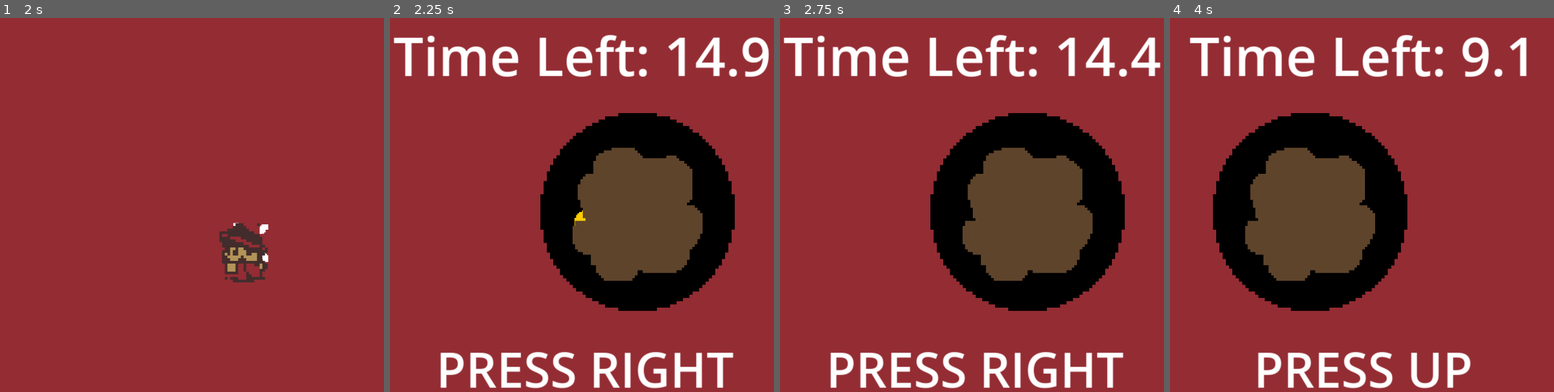
Above: before the commit, frames 1-4 (left to right).
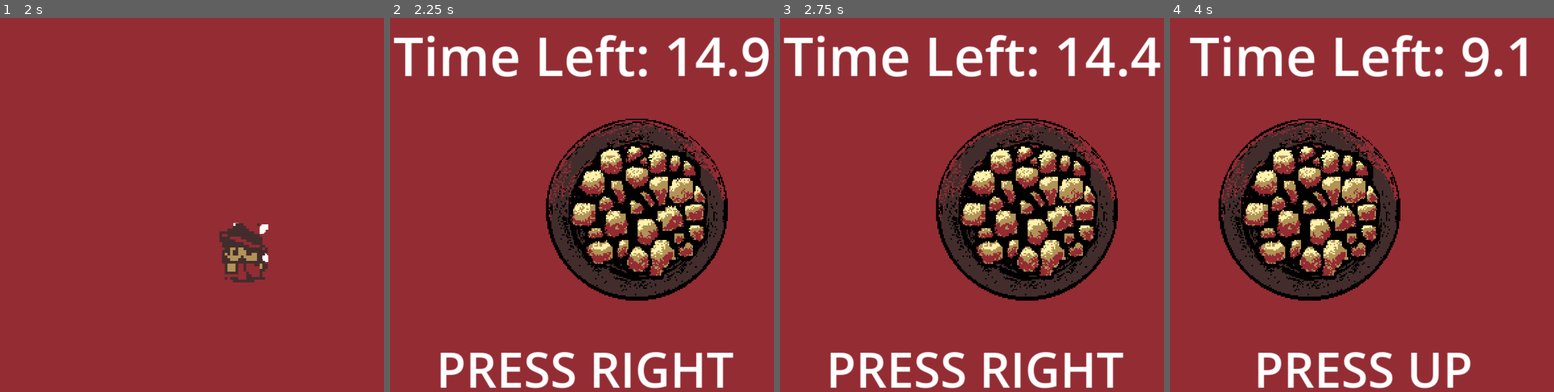
Above: after the commit, the same moments.

Repository: SamFrancis084/OldGoldGBGame
Game: Godot game, scene res://Scenes/walking game_scene.tscn
Same seed, same stepped clock (60 frames per second), same inputs: the game is played once before the commit and once after it.
Inputs:
- Up to frame 1 (2 s): tap Enter at 0.5 s; hold D (Right) 0.53-1.28 s; tap E (Interact) at 0.6, 1.35 s; hold S (Down) from 1.28 s (still down)
- Up to frame 2 (2.25 s): release S (Down) at 2.03 s; hold D (Right) from 2.03 s (still down); tap E (Interact) at 2.1 s
- Up to frame 3 (2.75 s): keep holding D (Right)
- Up to frame 4 (4 s): release D (Right) at 2.78 s; hold W (Up) 2.78-3.53 s; tap E (Interact) at 2.85, 3.6 s; hold A (Left) from 3.53 s (still down)

Frame 1 is identical in both runs. In frame 2, 19% of the frame differs, in the area x 39-90%, y 25-79%; in frame 3, 19%; in frame 4, 19%, in the area x 11-62%, y 25-79%.

Commit message:
added new sprites to panning scene

Diff:
--- a/old-gold-game/Scenes/test_scene.tscn
+++ b/old-gold-game/Scenes/test_scene.tscn
@@ -1,11 +1,11 @@
 [gd_scene format=3 uid="uid://ecjclnd0ubth"]
 
-[ext_resource type="Texture2D" uid="uid://cr05ws780ipit" path="res://Assets/Sprites/Pan.png" id="1_3dogw"]
 [ext_resource type="Script" uid="uid://bwqxgv72c0wqv" path="res://Scripts/Panner.gd" id="1_hb2xm"]
 [ext_resource type="Texture2D" uid="uid://bl4hrkxoxsy0j" path="res://Assets/Sprites/GoldDuck.png" id="2_50ct6"]
 [ext_resource type="AudioStream" uid="uid://1ygue56pgetp" path="res://Assets/Audio/sift.wav" id="2_ak5v8"]
-[ext_resource type="Texture2D" uid="uid://bn20tg58gv518" path="res://Assets/Sprites/Dirt.png" id="2_r5l72"]
 [ext_resource type="AudioStream" uid="uid://jeni1go0bsvq" path="res://Assets/Audio/timer.wav" id="3_x033f"]
+[ext_resource type="Texture2D" uid="uid://p24buj3wy5vj" path="res://Assets/Sprites/NewPan.png" id="4_x033f"]
+[ext_resource type="Texture2D" uid="uid://3d2654ij61of" path="res://Assets/Sprites/Dirt-Sheet-106x109px.png" id="6_x033f"]
 
 [sub_resource type="Animation" id="Animation_hb2xm"]
 length = 0.001
@@ -52,6 +52,7 @@
 pan_sprite = NodePath("PanSprite")
 gold_sprite = NodePath("GoldSprite")
 dirt_sprite = NodePath("DirtSprite")
+times_to_shake = 5
 victory_screen = NodePath("CanvasLayer/VictoryControl")
 max_time = 15.0
 sift_stream = ExtResource("2_ak5v8")
@@ -67,8 +68,8 @@
 
 [node name="PanSprite" type="Sprite2D" parent="." unique_id=1524625846]
 texture_filter = 3
-scale = Vector2(6.03125, 6.031249)
-texture = ExtResource("1_3dogw")
+scale = Vector2(2.4722228, 2.472222)
+texture = ExtResource("4_x033f")
 
 [node name="GoldSprite" type="Sprite2D" parent="." unique_id=288017580]
 texture_filter = 3
@@ -77,12 +78,10 @@
 
 [node name="DirtSprite" type="Sprite2D" parent="." unique_id=499992845]
 texture_filter = 3
-scale = Vector2(4.845917, 4.8459167)
-texture = ExtResource("2_r5l72")
-hframes = 2
-vframes = 3
-region_enabled = true
-region_rect = Rect2(0, 0, 128, 192)
+scale = Vector2(2.45283, 2.4528294)
+texture = ExtResource("6_x033f")
+hframes = 3
+region_rect = Rect2(0, 0, 106, 109)
 
 [node name="CanvasLayer" type="CanvasLayer" parent="." unique_id=1753702141]
 
--- a/old-gold-game/Scripts/Panner.gd
+++ b/old-gold-game/Scripts/Panner.gd
@@ -20,7 +20,7 @@
 var desired_string : String = "" #this has to match the input names
 
 var times_shaken : int = 0 # for testing
-var times_to_shake : int = 3
+@export var times_to_shake : int = 3
 var max_frames : int = 0
 var has_won : bool = false
 @export var victory_screen : Control
